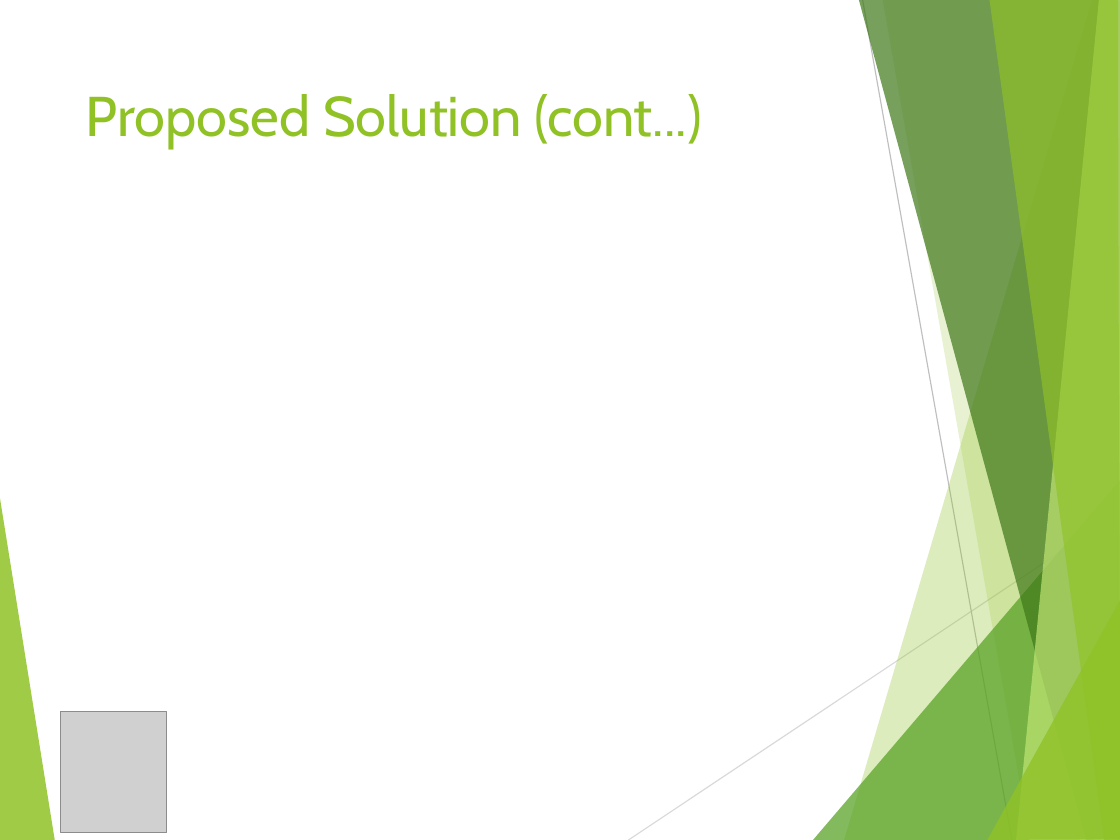
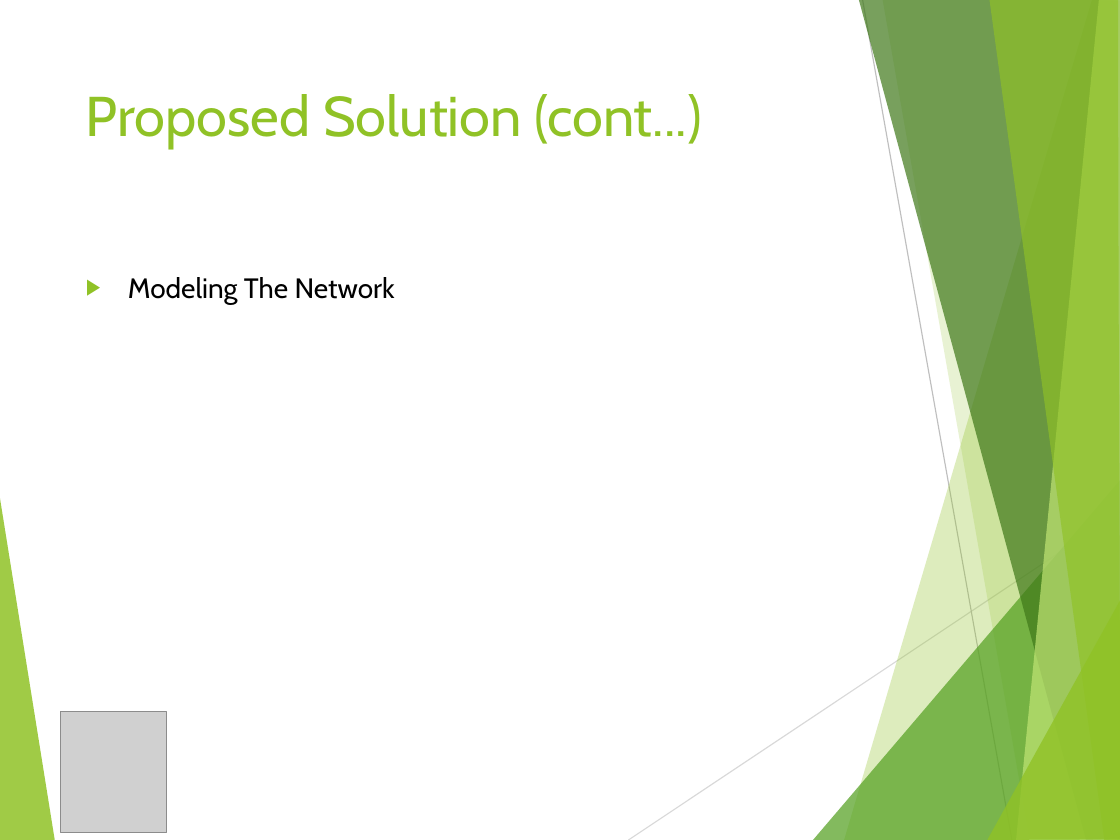
Before and after one commit to anooptoffy/MultiModalRoutePlanning, a slide deck: slide 5 of slides/GIS ppt.pptx. Drawn at 1120x840 pixels with LibreOffice and Linux fonts; fonts in the diff are those of the drawing; grey boxes stand for pictures. Boxes give left, top, right and bottom in pixels: in the first picture for what was removed or moved away, otherwise in the second. Text is boxed around its words. In the diff, an @@ line names an element or a change of style, - is before the commit and + after.

```diff
--- a/slides/GIS ppt.pptx
+++ b/slides/GIS ppt.pptx
@@ text added at [128,277,395,304], 18 pt, text #000000 @@
+▶ Modeling The Network
```
Also in this commit, not shown: 6 other slides changed, 2 slides added, 10 other files.
